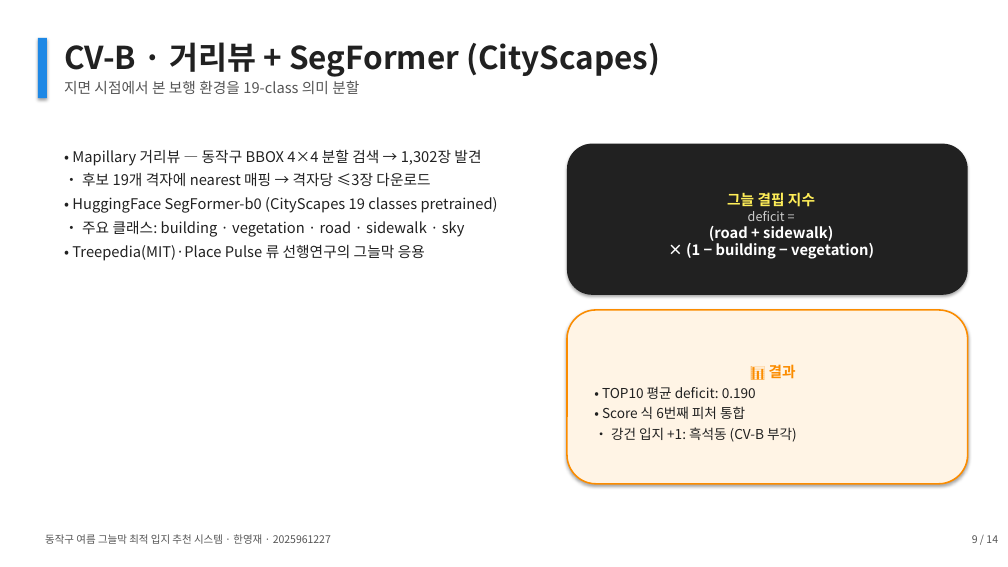
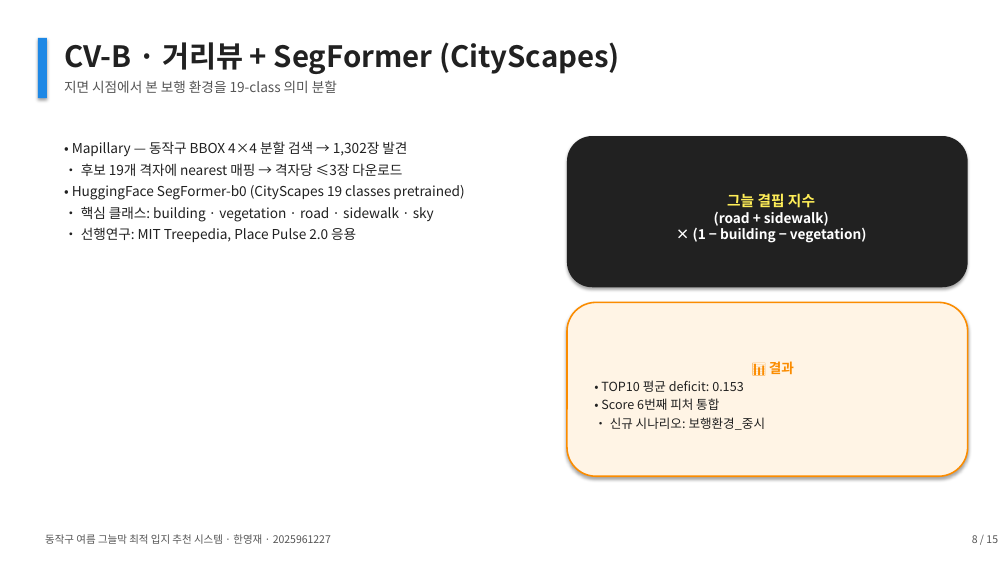
Before and after one commit to thgtot92/project_1, a slide deck: slide 8 of presentation/동작구_그늘막_최종발표.pptx (slide 9 before the commit). Drawn at 1008x567 pixels with LibreOffice and Linux fonts; fonts in the diff are those of the drawing. Boxes give left, top, right and bottom in pixels: in the first picture for what was removed or moved away, otherwise in the second. Text is boxed around its words. In the diff, an @@ line names an element or a change of style, - is before the commit and + after.

```diff
--- a/presentation/동작구_그늘막_최종발표.pptx
+++ b/presentation/동작구_그늘막_최종발표.pptx
@@ text "CV-B · 거리뷰 + SegFormer ..." at (x1=64, y1=42, x2=620, y2=74): size 30 to 28 pt @@
@@ text "지면 시점에서 본 보행 환경을 ..." at (x1=64, y1=80, x2=337, y2=93): size 14 to 13 pt @@
@@ text at (x1=72, y1=141, x2=407, y2=156): text changed; size 14 to 13 pt @@
-• Mapillary 거리뷰 — 동작구 BBOX 4×4 분할 검색 → 1,302장 발견
+• Mapillary — 동작구 BBOX 4×4 분할 검색 → 1,302장 발견
@@ text at (x1=72, y1=163, x2=464, y2=200): size 14 to 13 pt in "• 후보 19개 격자에 nearest 매핑 → ...", "• HuggingFace SegFormer-b0 (CityScapes 19 classes pretrained ..."; less space between paragraphs @@
@@ text at (x1=81, y1=206, x2=434, y2=242): text changed; size 14 to 13 pt @@
-• 주요 클래스: building · vegetation · road · sidewalk · sky
-• Treepedia(MIT)·Place Pulse 류 선행연구의 그늘막 응용
+• 핵심 클래스: building · vegetation · road · sidewalk · sky
+• 선행연구: MIT Treepedia, Place Pulse 2.0 응용
@@ text in rounded rectangle at (x1=693, y1=212, x2=867, y2=243): size 14 to 13 pt in "(road + sidewalk)", "× (1 − building − vegetation)" @@
@@ text in rounded rectangle at (x1=748, y1=211, x2=785, y2=221): paragraph removed @@
-deficit =
@@ 2 rounded rectangles, 1 text moved together from (x1=72, y1=144, x2=968, y2=484) to (x1=72, y1=136, x2=968, y2=476) @@
@@ text in rounded rectangle at (x1=601, y1=380, x2=766, y2=430): text changed; size 13 to 12 pt @@
-• TOP10 평균 deficit: 0.190
-• Score 식 6번째 피처 통합
-• 강건 입지 +1: 흑석동 (CV-B 부각)
+• TOP10 평균 deficit: 0.153
+• Score 6번째 피처 통합
+• 신규 시나리오: 보행환경_중시
@@ text in rounded rectangle at (x1=769, y1=361, x2=794, y2=374): size 14 to 13 pt in "📊 결과" @@
@@ text at (x1=972, y1=535, x2=998, y2=543): text changed @@
-9 / 14
+8 / 15
```
Also in this commit, not shown: 11 other slides changed, 3 slides added, 2 slides removed, 4 other files.
